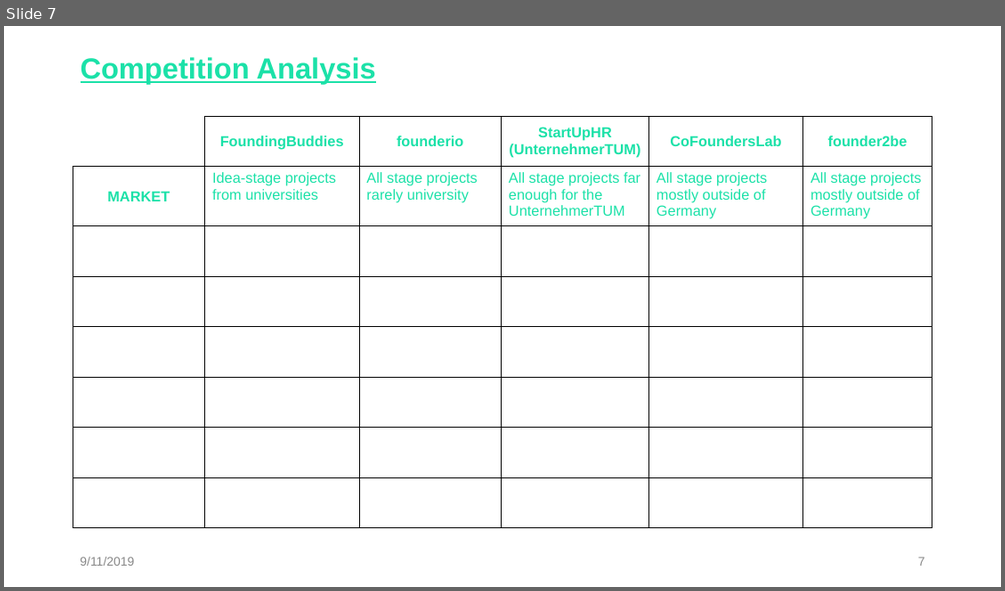
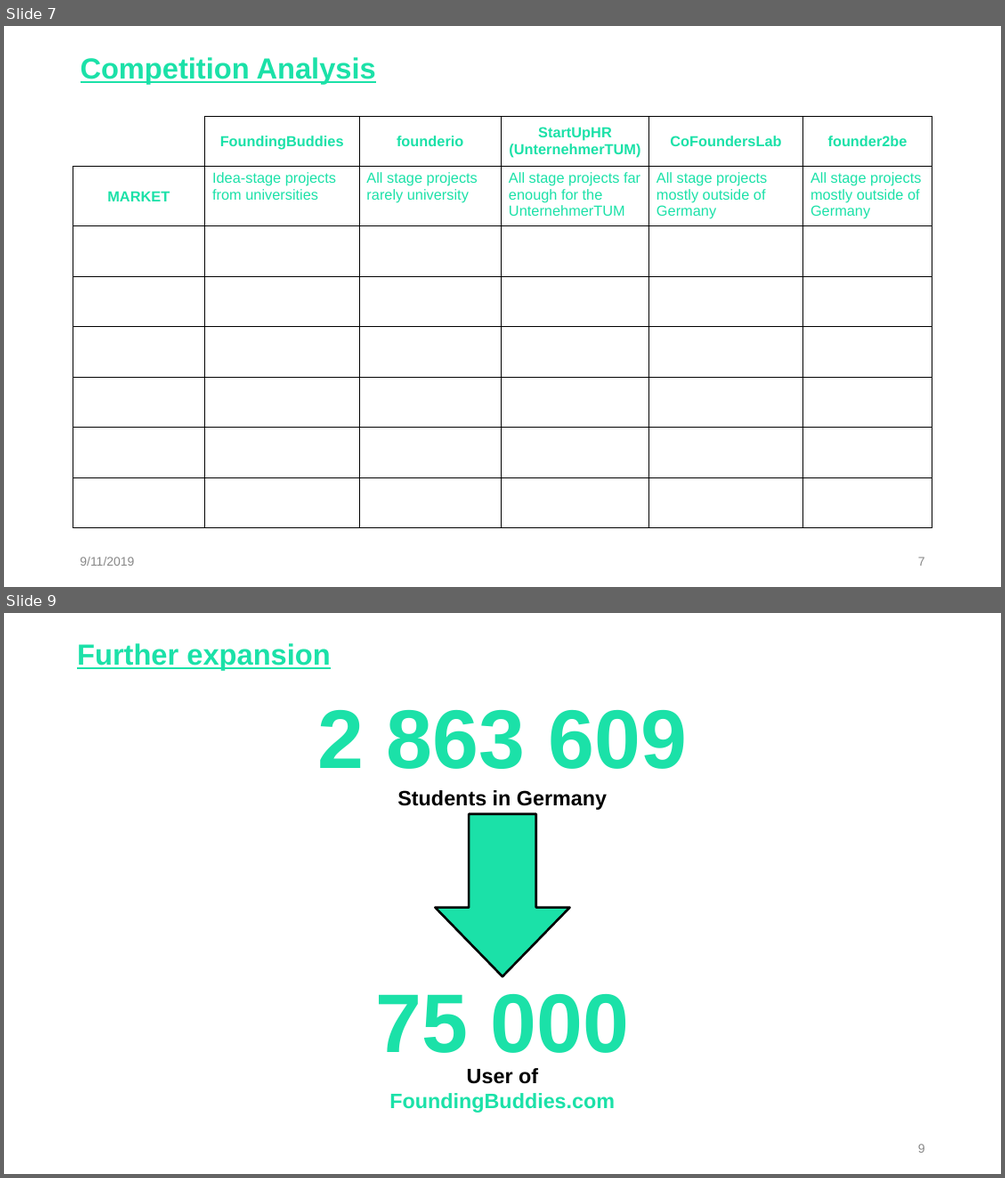
Before and after one commit to TonyChopper9/FoundingBuddies, a slide deck: FoundingBuddies/FoundingBuddies_Pitch.pptx. Shown one above the other, each under a label of ours: slide 7 before the commit, slides 7 and 9 after it; the slides between them are not shown. The pictures are 1005x591 and 1005x1178 pixels, drawn with LibreOffice and Linux fonts; fonts in the diff are those of the drawing. Boxes give left, top, right and bottom in pixels: in the first picture for what was removed or moved away, otherwise in the second. Text is boxed around its words. In the diff, an @@ line names an element or a change of style, - is before the commit and + after.

```diff
--- a/FoundingBuddies/FoundingBuddies_Pitch.pptx
+++ b/FoundingBuddies/FoundingBuddies_Pitch.pptx
@@ slide 9 added at (4,613,1001,1174), background #FFFFFF @@
@@ text added at (77,643,330,670), 28 pt, text #1BE1A8, bold, underline @@
+Further expansion
@@ text added at (317,710,687,769), 80 pt, text #1BE1A8, bold @@
+2 863 609
@@ text added at (397,790,607,810), 20 pt, text #000000, bold @@
+Students in Germany
@@ down arrow added at (436,814,570,976), fill #1BE1A8, outline #000000 2.25 pt @@
@@ text added at (375,994,630,1053), 80 pt, text #1BE1A8, bold @@
+75 000
@@ text added at (389,1068,615,1112), 20 pt, text #1BE1A8, bold @@
+User of FoundingBuddies.com
@@ page number added at (918,1143,925,1152), 12 pt, text #888888 @@
+9
```
Also in this commit, not shown: 1 other slide added.
